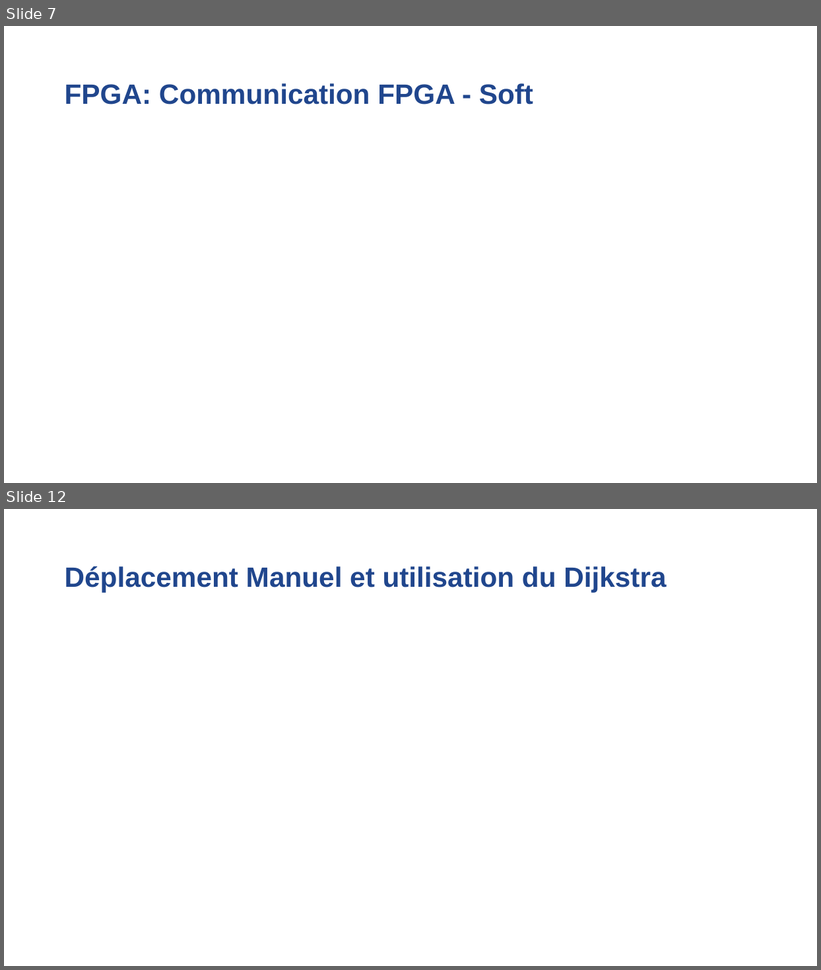
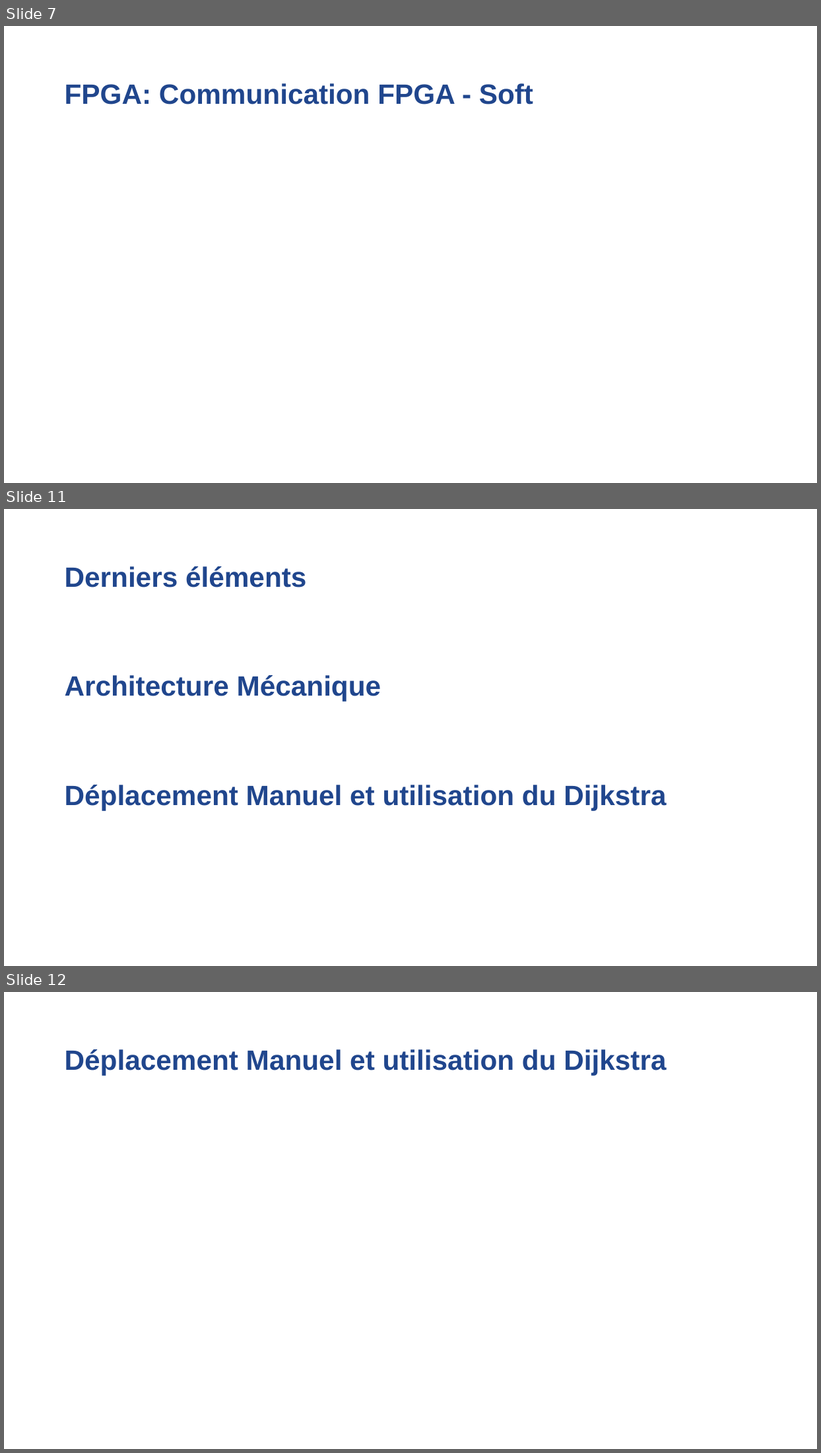
Before and after one commit to Laffargue-ElsysDesign/Robot_Surveillance_V3, a slide deck: GestionDeProjet/Reunions/Reunion_23_06_2022/Reunion_avancement23_06_22.pptx. Shown one above the other, each under a label of ours: slides 7 and 12 before the commit, slides 7, 11 and 12 after it; the slides between them are not shown. The pictures are 821x970 and 821x1453 pixels, drawn with LibreOffice and Linux fonts; fonts in the diff are those of the drawing; background and template pictures are left out. Boxes give left, top, right and bottom in pixels: in the first picture for what was removed or moved away, otherwise in the second. Text is boxed around its words. In the diff, an @@ line names an element or a change of style, - is before the commit and + after.

```diff
--- a/GestionDeProjet/Reunions/Reunion_23_06_2022/Reunion_avancement23_06_22.pptx
+++ b/GestionDeProjet/Reunions/Reunion_23_06_2022/Reunion_avancement23_06_22.pptx
@@ slide 11 added at [4,509,817,966], background #FFFFFF @@
@@ title added at [65,566,306,588], 33 pt, text #20468D, bold @@
+Derniers éléments
@@ text added at [65,675,382,701], 33 pt, text #20468D, bold @@
+Architecture Mécanique
@@ text added at [65,785,666,811], 33 pt, text #20468D, bold @@
+Déplacement Manuel et utilisation du Dijkstra
```
Also in this commit, not shown: 3 slides changed, 1 slide removed.
